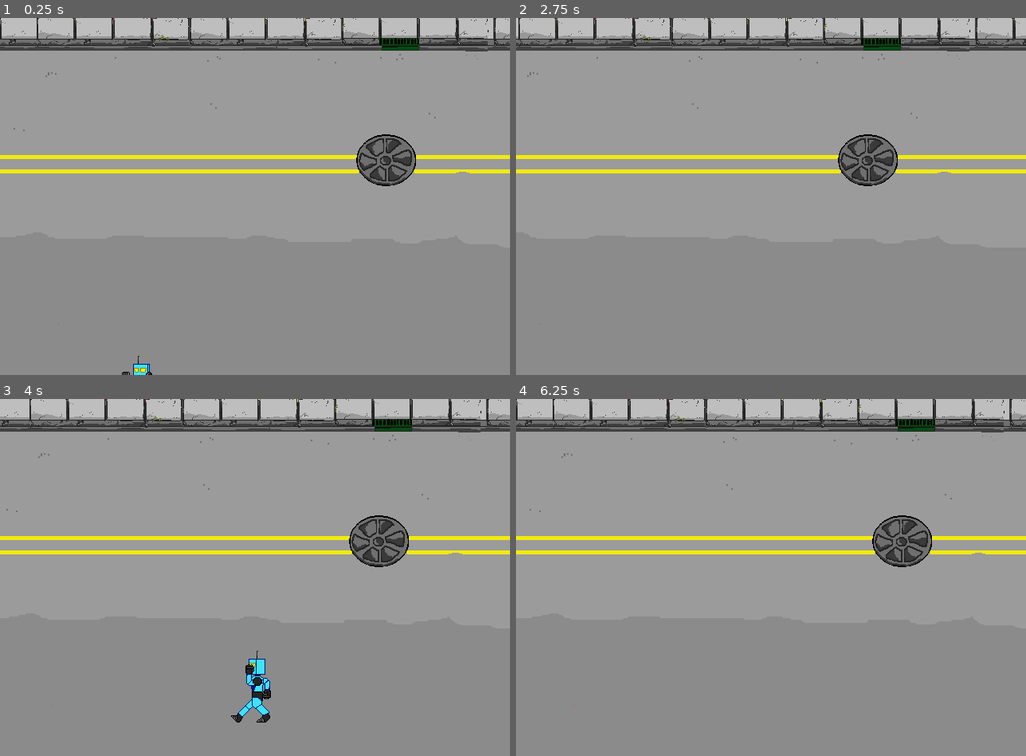
Above: before the commit, frames 1-4 (two rows, left to right).
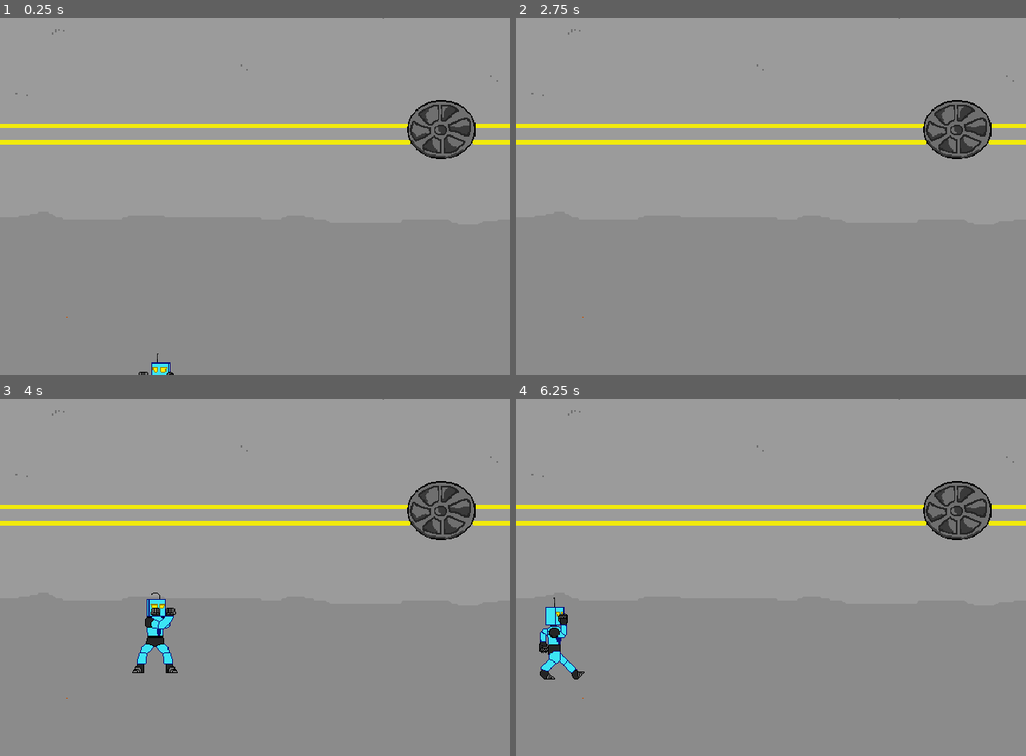
Above: after the commit, the same moments.

Repository: garethdavisrogers/RobotQuest-Depracated-
Game: Godot game, scene res://Game.tscn
The game is run twice, just before and just after one commit, with the same random seed, the same clock (stepped at 60 frames per second) and the same inputs.
Inputs:
- Up to frame 1 (0.25 s): no input
- Up to frame 2 (2.75 s): tap Enter at 0.5 s; hold D (move_right) 0.53-1.28 s; hold Shift (block, bound only after the commit) 0.53-1.28 s; hold S (move_down) 1.28-2.03 s; tap K (lite_attack) at 1.35 s; tap Shift (block, bound only after the commit) at 1.55 s; tap Space at 2 s; hold D (move_right) from 2.03 s (still down); hold Shift (block, bound only after the commit) from 2.03 s (still down)
- Up to frame 3 (4 s): release D (move_right) at 2.78 s; release Shift (block, bound only after the commit) at 2.78 s; hold W (move_up) 2.78-3.53 s; tap Shift (block, bound only after the commit) at 2.85 s; hold A (move_left) from 3.53 s (still down); hold Shift (block, bound only after the commit) from 3.53 s (still down); tap K (lite_attack) at 3.6 s
- Up to frame 4 (6.25 s): release Shift (block, bound only after the commit) at 4.28 s; tap Shift (block, bound only after the commit) at 4.35, 6.05 s; release A (move_left) at 5.03 s; hold S (move_down) 5.03-5.78 s; hold Shift (block, bound only after the commit) 5.03-5.78 s; tap Enter at 5.75 s; hold D (move_right) from 5.78 s (still down); tap K (lite_attack) at 5.85 s

The runs differ from the first frame. In frame 1, 16% of the frame differs, in the area x 0-100%, y 0-100%; in frame 2, 15%; in frame 3, 17%, in the area x 0-100%, y 0-91%; in frame 4, 16%.

Commit message:
Tested with multiple enemies, AI needs a little work but not bad. Blocking implemented successfully.

Diff:
--- a/Enforcer.gd
+++ b/Enforcer.gd
@@ -89,8 +89,6 @@
 			var player_y_coord = body.position.y
 			get_x(entity_x_coord - player_x_coord)
 			get_y(entity_y_coord - player_y_coord)
-		else:
-			continue
 
 func get_x(x):
 	if player_x != x:
--- a/Game.tscn
+++ b/Game.tscn
@@ -11,6 +11,9 @@
 [node name="YSort" type="YSort" parent="."]
 
 [node name="Player1" type="Node2D" parent="YSort"]
+__meta__ = {
+"_edit_group_": true
+}
 
 [node name="Player" parent="YSort/Player1" instance=ExtResource( 2 )]
 position = Vector2( 173.529, 351.688 )
@@ -20,3 +23,33 @@
 
 [node name="Enforcer" parent="YSort/Enforcer1" instance=ExtResource( 1 )]
 position = Vector2( 1236.79, 334.721 )
+
+[node name="Enforcer2" type="Node2D" parent="YSort"]
+
+[node name="Enforcer" parent="YSort/Enforcer2" instance=ExtResource( 1 )]
+position = Vector2( 687.517, 383.763 )
+
+[node name="Enforcer3" type="Node2D" parent="YSort"]
+
+[node name="Enforcer" parent="YSort/Enforcer3" instance=ExtResource( 1 )]
+position = Vector2( 2036.18, 364.146 )
+
+[node name="Enforcer4" type="Node2D" parent="YSort"]
+
+[node name="Enforcer" parent="YSort/Enforcer4" instance=ExtResource( 1 )]
+position = Vector2( 4458.86, 374.146 )
+
+[node name="Enforcer5" type="Node2D" parent="YSort"]
+
+[node name="Enforcer" parent="YSort/Enforcer5" instance=ExtResource( 1 )]
+position = Vector2( 3361.85, 284.146 )
+
+[node name="Enforcer6" type="Node2D" parent="YSort"]
+
+[node name="Enforcer" parent="YSort/Enforcer6" instance=ExtResource( 1 )]
+position = Vector2( 3811.51, 354.146 )
+
+[node name="Enforcer7" type="Node2D" parent="YSort"]
+
+[node name="Enforcer" parent="YSort/Enforcer7" instance=ExtResource( 1 )]
+position = Vector2( 2943.46, 374.146 )
--- a/Player.gd
+++ b/Player.gd
@@ -13,6 +13,8 @@
 				state_default()
 			'attack':
 				state_attack()
+			'block':
+				state_block()
 
 func state_default():
 	movement_loop()
@@ -33,7 +35,11 @@
 	if Input.is_action_just_pressed("lite_attack"):
 		state_machine('attack')
 
+	if Input.is_action_pressed('block'):
+		state_machine('block')
+
 func state_attack():
+	damage_loop()
 	movedir = Vector2(0, 0)
 	var time_remaining = combo_timer.get_time_left()
 	match combo:
@@ -55,6 +61,11 @@
 				combo = 3
 		3:
 			return
+
+func state_block():
+	anim_switch('block')
+	if Input.is_action_just_released('block'):
+		state_machine('default')
 
 func controls_loop():
 	var LEFT = Input.is_action_pressed('move_left')
--- a/Player.tscn
+++ b/Player.tscn
@@ -9,7 +9,7 @@
 radius = 18.0
 
 [sub_resource type="Animation" id=2]
-resource_name = "idleleft"
+resource_name = "blockleft"
 step = 0.5
 tracks/0/type = "value"
 tracks/0/path = NodePath("Sprite:frame")
@@ -21,7 +21,7 @@
 "times": PoolRealArray( 0 ),
 "transitions": PoolRealArray( 1 ),
 "update": 1,
-"values": [ 0 ]
+"values": [ 1 ]
 }
 tracks/1/type = "value"
 tracks/1/path = NodePath("CollisionShape2D:position")
@@ -85,6 +85,7 @@
 }
 
 [sub_resource type="Animation" id=3]
+resource_name = "blockright"
 step = 0.5
 tracks/0/type = "value"
 tracks/0/path = NodePath("Sprite:frame")
@@ -96,7 +97,7 @@
 "times": PoolRealArray( 0 ),
 "transitions": PoolRealArray( 1 ),
 "update": 1,
-"values": [ 0 ]
+"values": [ 1 ]
 }
 tracks/1/type = "value"
 tracks/1/path = NodePath("CollisionShape2D:position")
@@ -108,7 +109,7 @@
 "times": PoolRealArray( 0 ),
 "transitions": PoolRealArray( 1 ),
 "update": 0,
-"values": [ Vector2( -4, 0 ) ]
+"values": [ Vector2( 4, 0 ) ]
 }
 tracks/2/type = "value"
 tracks/2/path = NodePath("hitBox/CollisionShape2D:position")
@@ -120,7 +121,7 @@
 "times": PoolRealArray( 0 ),
 "transitions": PoolRealArray( 1 ),
 "update": 0,
-"values": [ Vector2( -4, -30 ) ]
+"values": [ Vector2( 4, -30 ) ]
 }
 tracks/3/type = "value"
 tracks/3/path = NodePath("Sprite:flip_h")
@@ -160,7 +161,156 @@
 }
 
 [sub_resource type="Animation" id=4]
-resource_name = "liteattack1left"
+step = 0.5
+tracks/0/type = "value"
+tracks/0/path = NodePath("Sprite:frame")
+tracks/0/interp = 1
+tracks/0/loop_wrap = true
+tracks/0/imported = false
+tracks/0/enabled = true
+tracks/0/keys = {
+"times": PoolRealArray( 0 ),
+"transitions": PoolRealArray( 1 ),
+"update": 1,
+"values": [ 0 ]
+}
+tracks/1/type = "value"
+tracks/1/path = NodePath("CollisionShape2D:position")
+tracks/1/interp = 1
+tracks/1/loop_wrap = true
+tracks/1/imported = false
+tracks/1/enabled = true
+tracks/1/keys = {
+"times": PoolRealArray( 0 ),
+"transitions": PoolRealArray( 1 ),
+"update": 0,
+"values": [ Vector2( 4, 0 ) ]
+}
+tracks/2/type = "value"
+tracks/2/path = NodePath("hitBox/CollisionShape2D:position")
+tracks/2/interp = 1
+tracks/2/loop_wrap = true
+tracks/2/imported = false
+tracks/2/enabled = true
+tracks/2/keys = {
+"times": PoolRealArray( 0 ),
+"transitions": PoolRealArray( 1 ),
+"update": 0,
+"values": [ Vector2( 4, -30 ) ]
+}
+tracks/3/type = "value"
+tracks/3/path = NodePath("Sprite:flip_h")
+tracks/3/interp = 1
+tracks/3/loop_wrap = true
+tracks/3/imported = false
+tracks/3/enabled = true
+tracks/3/keys = {
+"times": PoolRealArray( 0 ),
+"transitions": PoolRealArray( 1 ),
+"update": 1,
+"values": [ true ]
+}
+tracks/4/type = "value"
+tracks/4/path = NodePath("anim:playback_speed")
+tracks/4/interp = 1
+tracks/4/loop_wrap = true
+tracks/4/imported = false
+tracks/4/enabled = true
+tracks/4/keys = {
+"times": PoolRealArray( 0 ),
+"transitions": PoolRealArray( 1 ),
+"update": 0,
+"values": [ 1.0 ]
+}
+tracks/5/type = "value"
+tracks/5/path = NodePath("damageBox/CollisionShape2D:disabled")
+tracks/5/interp = 1
+tracks/5/loop_wrap = true
+tracks/5/imported = false
+tracks/5/enabled = true
+tracks/5/keys = {
+"times": PoolRealArray( 0 ),
+"transitions": PoolRealArray( 1 ),
+"update": 1,
+"values": [ true ]
+}
+
+[sub_resource type="Animation" id=5]
+step = 0.5
+tracks/0/type = "value"
+tracks/0/path = NodePath("Sprite:frame")
+tracks/0/interp = 1
+tracks/0/loop_wrap = true
+tracks/0/imported = false
+tracks/0/enabled = true
+tracks/0/keys = {
+"times": PoolRealArray( 0 ),
+"transitions": PoolRealArray( 1 ),
+"update": 1,
+"values": [ 0 ]
+}
+tracks/1/type = "value"
+tracks/1/path = NodePath("CollisionShape2D:position")
+tracks/1/interp = 1
+tracks/1/loop_wrap = true
+tracks/1/imported = false
+tracks/1/enabled = true
+tracks/1/keys = {
+"times": PoolRealArray( 0 ),
+"transitions": PoolRealArray( 1 ),
+"update": 0,
+"values": [ Vector2( -4, 0 ) ]
+}
+tracks/2/type = "value"
+tracks/2/path = NodePath("hitBox/CollisionShape2D:position")
+tracks/2/interp = 1
+tracks/2/loop_wrap = true
+tracks/2/imported = false
+tracks/2/enabled = true
+tracks/2/keys = {
+"times": PoolRealArray( 0 ),
+"transitions": PoolRealArray( 1 ),
+"update": 0,
+"values": [ Vector2( -4, -30 ) ]
+}
+tracks/3/type = "value"
+tracks/3/path = NodePath("Sprite:flip_h")
+tracks/3/interp = 1
+tracks/3/loop_wrap = true
+tracks/3/imported = false
+tracks/3/enabled = true
+tracks/3/keys = {
+"times": PoolRealArray( 0 ),
+"transitions": PoolRealArray( 1 ),
+"update": 1,
+"values": [ false ]
+}
+tracks/4/type = "value"
+tracks/4/path = NodePath("anim:playback_speed")
+tracks/4/interp = 1
+tracks/4/loop_wrap = true
+tracks/4/imported = false
+tracks/4/enabled = true
+tracks/4/keys = {
+"times": PoolRealArray( 0 ),
+"transitions": PoolRealArray( 1 ),
+"update": 0,
+"values": [ 1.0 ]
+}
+tracks/5/type = "value"
+tracks/5/path = NodePath("damageBox/CollisionShape2D:disabled")
+tracks/5/interp = 1
+tracks/5/loop_wrap = true
+tracks/5/imported = false
+tracks/5/enabled = true
+tracks/5/keys = {
+"times": PoolRealArray( 0 ),
+"transitions": PoolRealArray( 1 ),
+"update": 1,
+"values": [ true ]
+}
+
+[sub_resource type="Animation" id=6]
 length = 0.2
 step = 0.05
 tracks/0/type = "value"
@@ -284,8 +434,7 @@
 "values": [ 0.0, -65.0 ]
 }
 
-[sub_resource type="Animation" id=5]
-resource_name = "liteattack1right"
+[sub_resource type="Animation" id=7]
 length = 0.2
 step = 0.05
 tracks/0/type = "value"
@@ -409,8 +558,7 @@
 "values": [ 0.0, 65.0 ]
 }
 
-[sub_resource type="Animation" id=6]
-resource_name = "liteattack2left"
+[sub_resource type="Animation" id=8]
 length = 0.2
 tracks/0/type = "value"
 tracks/0/path = NodePath("Sprite:frame")
@@ -533,8 +681,7 @@
 "values": [ 90.0 ]
 }
 
-[sub_resource type="Animation" id=7]
-resource_name = "liteattack2right"
+[sub_resource type="Animation" id=9]
 length = 0.2
 tracks/0/type = "value"
 tracks/0/path = NodePath("Sprite:frame")
@@ -657,8 +804,7 @@
 "values": [ 90.0 ]
 }
 
-[sub_resource type="Animation" id=8]
-resource_name = "liteattack3left"
+[sub_resource type="Animation" id=10]
 length = 0.2
 tracks/0/type = "value"
 tracks/0/path = NodePath("Sprite:frame")
@@ -781,8 +927,7 @@
 "values": [ -65.0 ]
 }
 
-[sub_resource type="Animation" id=9]
-resource_name = "liteattack3right"
+[sub_resource type="Animation" id=11]
 length = 0.2
 tracks/0/type = "value"
 tracks/0/path = NodePath("Sprite:frame")
@@ -903,159 +1048,6 @@
 "transitions": PoolRealArray( 1 ),
 "update": 0,
 "values": [ 65.0 ]
-}
-
-[sub_resource type="Animation" id=10]
-resource_name = "runleft"
-length = 2.0
-step = 0.5
-tracks/0/type = "value"
-tracks/0/path = NodePath("Sprite:frame")
-tracks/0/interp = 1
-tracks/0/loop_wrap = true
-tracks/0/imported = false
-tracks/0/enabled = true
-tracks/0/keys = {
-"times": PoolRealArray( 0, 0.5, 1, 1.5 ),
-"transitions": PoolRealArray( 1, 1, 1, 1 ),
-"update": 1,
-"values": [ 6, 7, 8, 9 ]
-}
-tracks/1/type = "value"
-tracks/1/path = NodePath("CollisionShape2D:position")
-tracks/1/interp = 1
-tracks/1/loop_wrap = true
-tracks/1/imported = false
-tracks/1/enabled = true
-tracks/1/keys = {
-"times": PoolRealArray( 0 ),
-"transitions": PoolRealArray( 1 ),
-"update": 0,
-"values": [ Vector2( 0, 0 ) ]
-}
-tracks/2/type = "value"
-tracks/2/path = NodePath("hitBox/CollisionShape2D:position")
-tracks/2/interp = 1
-tracks/2/loop_wrap = true
-tracks/2/imported = false
-tracks/2/enabled = true
-tracks/2/keys = {
-"times": PoolRealArray( 0 ),
-"transitions": PoolRealArray( 1 ),
-"update": 0,
-"values": [ Vector2( 0, -30 ) ]
-}
-tracks/3/type = "value"
-tracks/3/path = NodePath("Sprite:flip_h")
-tracks/3/interp = 1
-tracks/3/loop_wrap = true
-tracks/3/imported = false
-tracks/3/enabled = true
-tracks/3/keys = {
-"times": PoolRealArray( 0 ),
-"transitions": PoolRealArray( 1 ),
-"update": 1,
-"values": [ true ]
-}
-tracks/4/type = "value"
-tracks/4/path = NodePath("anim:playback_speed")
-tracks/4/interp = 1
-tracks/4/loop_wrap = true
-tracks/4/imported = false
-tracks/4/enabled = true
-tracks/4/keys = {
-"times": PoolRealArray( 0 ),
-"transitions": PoolRealArray( 1 ),
-"update": 0,
-"values": [ 2.0 ]
-}
-tracks/5/type = "value"
-tracks/5/path = NodePath("damageBox/CollisionShape2D:disabled")
-tracks/5/interp = 1
-tracks/5/loop_wrap = true
-tracks/5/imported = false
-tracks/5/enabled = true
-tracks/5/keys = {
-"times": PoolRealArray( 0 ),
-"transitions": PoolRealArray( 1 ),
-"update": 1,
-"values": [ true ]
-}
-
-[sub_resource type="Animation" id=11]
-length = 2.0
-step = 0.5
-tracks/0/type = "value"
-tracks/0/path = NodePath("Sprite:frame")
-tracks/0/interp = 1
-tracks/0/loop_wrap = true
-tracks/0/imported = false
-tracks/0/enabled = true
-tracks/0/keys = {
-"times": PoolRealArray( 0, 0.5, 1, 1.5 ),
-"transitions": PoolRealArray( 1, 1, 1, 1 ),
-"update": 1,
-"values": [ 6, 7, 8, 9 ]
-}
-tracks/1/type = "value"
-tracks/1/path = NodePath("CollisionShape2D:position")
-tracks/1/interp = 1
-tracks/1/loop_wrap = true
-tracks/1/imported = false
-tracks/1/enabled = true
-tracks/1/keys = {
-"times": PoolRealArray( 0 ),
-"transitions": PoolRealArray( 1 ),
-"update": 0,
-"values": [ Vector2( 0, 0 ) ]
-}
-tracks/2/type = "value"
-tracks/2/path = NodePath("hitBox/CollisionShape2D:position")
-tracks/2/interp = 1
-tracks/2/loop_wrap = true
-tracks/2/imported = false
-tracks/2/enabled = true
-tracks/2/keys = {
-"times": PoolRealArray( 0 ),
-"transitions": PoolRealArray( 1 ),
-"update": 0,
-"values": [ Vector2( 0, -30 ) ]
-}
-tracks/3/type = "value"
-tracks/3/path = NodePath("Sprite:flip_h")
-tracks/3/interp = 1
-tracks/3/loop_wrap = true
-tracks/3/imported = false
-tracks/3/enabled = true
-tracks/3/keys = {
-"times": PoolRealArray( 0 ),
-"transitions": PoolRealArray( 1 ),
-"update": 1,
-"values": [ false ]
-}
-tracks/4/type = "value"
-tracks/4/path = NodePath("anim:playback_speed")
-tracks/4/interp = 1
-tracks/4/loop_wrap = true
-tracks/4/imported = false
-tracks/4/enabled = true
-tracks/4/keys = {
-"times": PoolRealArray( 0 ),
-"transitions": PoolRealArray( 1 ),
-"update": 0,
-"values": [ 2.0 ]
-}
-tracks/5/type = "value"
-tracks/5/path = NodePath("damageBox/CollisionShape2D:disabled")
-tracks/5/interp = 1
-tracks/5/loop_wrap = true
-tracks/5/imported = false
-tracks/5/enabled = true
-tracks/5/keys = {
-"times": PoolRealArray( 0 ),
-"transitions": PoolRealArray( 1 ),
-"update": 1,
-"values": [ true ]
 }
 
 [sub_resource type="Animation" id=12]
@@ -1071,7 +1063,7 @@
 "times": PoolRealArray( 0, 0.5, 1, 1.5 ),
 "transitions": PoolRealArray( 1, 1, 1, 1 ),
 "update": 1,
-"values": [ 3, 4, 5, 4 ]
+"values": [ 6, 7, 8, 9 ]
 }
 tracks/1/type = "value"
 tracks/1/path = NodePath("CollisionShape2D:position")
@@ -1083,7 +1075,7 @@
 "times": PoolRealArray( 0 ),
 "transitions": PoolRealArray( 1 ),
 "update": 0,
-"values": [ Vector2( 4, 0 ) ]
+"values": [ Vector2( 0, 0 ) ]
 }
 tracks/2/type = "value"
 tracks/2/path = NodePath("hitBox/CollisionShape2D:position")
@@ -1095,7 +1087,7 @@
 "times": PoolRealArray( 0 ),
 "transitions": PoolRealArray( 1 ),
 "update": 0,
-"values": [ Vector2( 4, -30 ) ]
+"values": [ Vector2( 0, -30 ) ]
 }
 tracks/3/type = "value"
 tracks/3/path = NodePath("Sprite:flip_h")
@@ -1119,7 +1111,7 @@
 "times": PoolRealArray( 0 ),
 "transitions": PoolRealArray( 1 ),
 "update": 0,
-"values": [ 1.0 ]
+"values": [ 2.0 ]
 }
 tracks/5/type = "value"
 tracks/5/path = NodePath("damageBox/CollisionShape2D:disabled")
@@ -1147,7 +1139,7 @@
 "times": PoolRealArray( 0, 0.5, 1, 1.5 ),
 "transitions": PoolRealArray( 1, 1, 1, 1 ),
 "update": 1,
-"values": [ 3, 4, 5, 4 ]
+"values": [ 6, 7, 8, 9 ]
 }
 tracks/1/type = "value"
 tracks/1/path = NodePath("CollisionShape2D:position")
@@ -1195,7 +1187,7 @@
 "times": PoolRealArray( 0 ),
 "transitions": PoolRealArray( 1 ),
 "update": 0,
-"values": [ 1.0 ]
+"values": [ 2.0 ]
 }
 tracks/5/type = "value"
 tracks/5/path = NodePath("damageBox/CollisionShape2D:disabled")
@@ -1210,24 +1202,175 @@
 "values": [ true ]
 }
 
-[sub_resource type="CapsuleShape2D" id=14]
+[sub_resource type="Animation" id=14]
+length = 2.0
+step = 0.5
+tracks/0/type = "value"
+tracks/0/path = NodePath("Sprite:frame")
+tracks/0/interp = 1
+tracks/0/loop_wrap = true
+tracks/0/imported = false
+tracks/0/enabled = true
+tracks/0/keys = {
+"times": PoolRealArray( 0, 0.5, 1, 1.5 ),
+"transitions": PoolRealArray( 1, 1, 1, 1 ),
+"update": 1,
+"values": [ 3, 4, 5, 4 ]
+}
+tracks/1/type = "value"
+tracks/1/path = NodePath("CollisionShape2D:position")
+tracks/1/interp = 1
+tracks/1/loop_wrap = true
+tracks/1/imported = false
+tracks/1/enabled = true
+tracks/1/keys = {
+"times": PoolRealArray( 0 ),
+"transitions": PoolRealArray( 1 ),
+"update": 0,
+"values": [ Vector2( 4, 0 ) ]
+}
+tracks/2/type = "value"
+tracks/2/path = NodePath("hitBox/CollisionShape2D:position")
+tracks/2/interp = 1
+tracks/2/loop_wrap = true
+tracks/2/imported = false
+tracks/2/enabled = true
+tracks/2/keys = {
+"times": PoolRealArray( 0 ),
+"transitions": PoolRealArray( 1 ),
+"update": 0,
+"values": [ Vector2( 4, -30 ) ]
+}
+tracks/3/type = "value"
+tracks/3/path = NodePath("Sprite:flip_h")
+tracks/3/interp = 1
+tracks/3/loop_wrap = true
+tracks/3/imported = false
+tracks/3/enabled = true
+tracks/3/keys = {
+"times": PoolRealArray( 0 ),
+"transitions": PoolRealArray( 1 ),
+"update": 1,
+"values": [ true ]
+}
+tracks/4/type = "value"
+tracks/4/path = NodePath("anim:playback_speed")
+tracks/4/interp = 1
+tracks/4/loop_wrap = true
+tracks/4/imported = false
+tracks/4/enabled = true
+tracks/4/keys = {
+"times": PoolRealArray( 0 ),
+"transitions": PoolRealArray( 1 ),
+"update": 0,
+"values": [ 1.0 ]
+}
+tracks/5/type = "value"
+tracks/5/path = NodePath("damageBox/CollisionShape2D:disabled")
+tracks/5/interp = 1
+tracks/5/loop_wrap = true
+tracks/5/imported = false
+tracks/5/enabled = true
+tracks/5/keys = {
+"times": PoolRealArray( 0 ),
+"transitions": PoolRealArray( 1 ),
+"update": 1,
+"values": [ true ]
+}
+
+[sub_resource type="Animation" id=15]
+length = 2.0
+step = 0.5
+tracks/0/type = "value"
+tracks/0/path = NodePath("Sprite:frame")
+tracks/0/interp = 1
+tracks/0/loop_wrap = true
+tracks/0/imported = false
+tracks/0/enabled = true
+tracks/0/keys = {
+"times": PoolRealArray( 0, 0.5, 1, 1.5 ),
+"transitions": PoolRealArray( 1, 1, 1, 1 ),
+"update": 1,
+"values": [ 3, 4, 5, 4 ]
+}
+tracks/1/type = "value"
+tracks/1/path = NodePath("CollisionShape2D:position")
+tracks/1/interp = 1
+tracks/1/loop_wrap = true
+tracks/1/imported = false
+tracks/1/enabled = true
+tracks/1/keys = {
+"times": PoolRealArray( 0 ),
+"transitions": PoolRealArray( 1 ),
+"update": 0,
+"values": [ Vector2( 0, 0 ) ]
+}
+tracks/2/type = "value"
+tracks/2/path = NodePath("hitBox/CollisionShape2D:position")
+tracks/2/interp = 1
+tracks/2/loop_wrap = true
+tracks/2/imported = false
+tracks/2/enabled = true
+tracks/2/keys = {
+"times": PoolRealArray( 0 ),
+"transitions": PoolRealArray( 1 ),
+"update": 0,
+"values": [ Vector2( 0, -30 ) ]
+}
+tracks/3/type = "value"
+tracks/3/path = NodePath("Sprite:flip_h")
+tracks/3/interp = 1
+tracks/3/loop_wrap = true
+tracks/3/imported = false
+tracks/3/enabled = true
+tracks/3/keys = {
+"times": PoolRealArray( 0 ),
+"transitions": PoolRealArray( 1 ),
+"update": 1,
+"values": [ false ]
+}
+tracks/4/type = "value"
+tracks/4/path = NodePath("anim:playback_speed")
+tracks/4/interp = 1
+tracks/4/loop_wrap = true
+tracks/4/imported = false
+tracks/4/enabled = true
+tracks/4/keys = {
+"times": PoolRealArray( 0 ),
+"transitions": PoolRealArray( 1 ),
+"update": 0,
+"values": [ 1.0 ]
+}
+tracks/5/type = "value"
+tracks/5/path = NodePath("damageBox/CollisionShape2D:disabled")
+tracks/5/interp = 1
+tracks/5/loop_wrap = true
+tracks/5/imported = false
+tracks/5/enabled = true
+tracks/5/keys = {
+"times": PoolRealArray( 0 ),
+"transitions": PoolRealArray( 1 ),
+"update": 1,
+"values": [ true ]
+}
+
+[sub_resource type="CapsuleShape2D" id=16]
 height = 50.0
 
-[sub_resource type="CapsuleShape2D" id=15]
+[sub_resource type="CapsuleShape2D" id=17]
 height = 30.0
 
 [node name="Player" instance=ExtResource( 1 )]
 script = ExtResource( 2 )
 speed = 50
-max_speed = 200
 acceleration = 3
 TYPE = "PLAYER"
 
 [node name="Sprite" type="Sprite" parent="." index="0"]
 texture = ExtResource( 3 )
 offset = Vector2( 0, -40 )
-flip_h = true
 hframes = 29
+frame = 1
 
 [node name="CollisionShape2D" type="CollisionShape2D" parent="." index="1"]
 position = Vector2( 4, 0 )
@@ -1240,31 +1383,33 @@
 
 [node name="Camera2D" type="Camera2D" parent="." index="3"]
 current = true
-zoom = Vector2( 2, 2 )
+zoom = Vector2( 1.75, 1.75 )
 limit_left = 0
 limit_top = 0
 limit_right = 5000
 limit_bottom = 640
 
 [node name="anim" parent="." index="4"]
-anims/idleleft = SubResource( 2 )
-anims/idleright = SubResource( 3 )
-anims/liteattack1left = SubResource( 4 )
-anims/liteattack1right = SubResource( 5 )
-anims/liteattack2left = SubResource( 6 )
-anims/liteattack2right = SubResource( 7 )
-anims/liteattack3left = SubResource( 8 )
-anims/liteattack3right = SubResource( 9 )
-anims/runleft = SubResource( 10 )
-anims/runright = SubResource( 11 )
-anims/walkleft = SubResource( 12 )
-anims/walkright = SubResource( 13 )
+anims/blockleft = SubResource( 2 )
+anims/blockright = SubResource( 3 )
+anims/idleleft = SubResource( 4 )
+anims/idleright = SubResource( 5 )
+anims/liteattack1left = SubResource( 6 )
+anims/liteattack1right = SubResource( 7 )
+anims/liteattack2left = SubResource( 8 )
+anims/liteattack2right = SubResource( 9 )
+anims/liteattack3left = SubResource( 10 )
+anims/liteattack3right = SubResource( 11 )
+anims/runleft = SubResource( 12 )
+anims/runright = SubResource( 13 )
+anims/walkleft = SubResource( 14 )
+anims/walkright = SubResource( 15 )
 
 [node name="hitBox" type="Area2D" parent="." index="5"]
 
 [node name="CollisionShape2D" type="CollisionShape2D" parent="hitBox" index="0"]
 position = Vector2( 4, -30 )
-shape = SubResource( 14 )
+shape = SubResource( 16 )
 
 [node name="damageBox" type="Area2D" parent="." index="6"]
 script = ExtResource( 4 )
--- a/project.godot
+++ b/project.godot
@@ -55,6 +55,11 @@
 "events": [ Object(InputEventKey,"resource_local_to_scene":false,"resource_name":"","device":0,"alt":false,"shift":false,"control":false,"meta":false,"command":false,"pressed":false,"scancode":75,"unicode":0,"echo":false,"script":null)
  ]
 }
+block={
+"deadzone": 0.5,
+"events": [ Object(InputEventKey,"resource_local_to_scene":false,"resource_name":"","device":0,"alt":false,"shift":false,"control":false,"meta":false,"command":false,"pressed":false,"scancode":16777237,"unicode":0,"echo":false,"script":null)
+ ]
+}
 
 [rendering]
 
Not shown: 2 places in Player.tscn that only renumber resources
